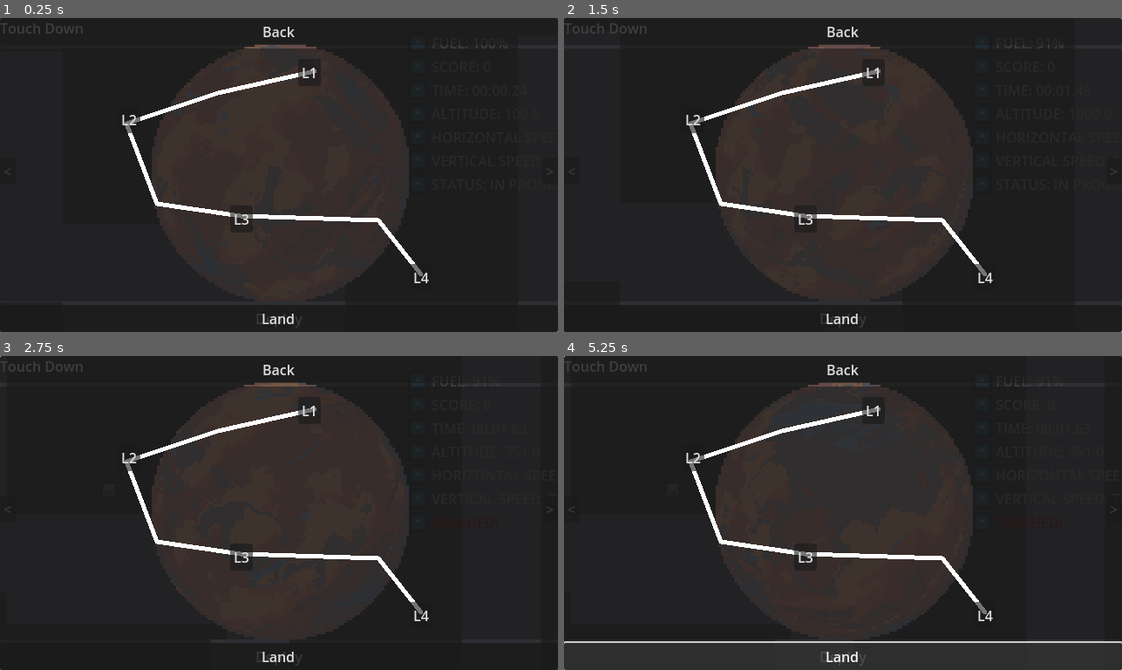
Above: before the commit, frames 1-4 (two rows, left to right).
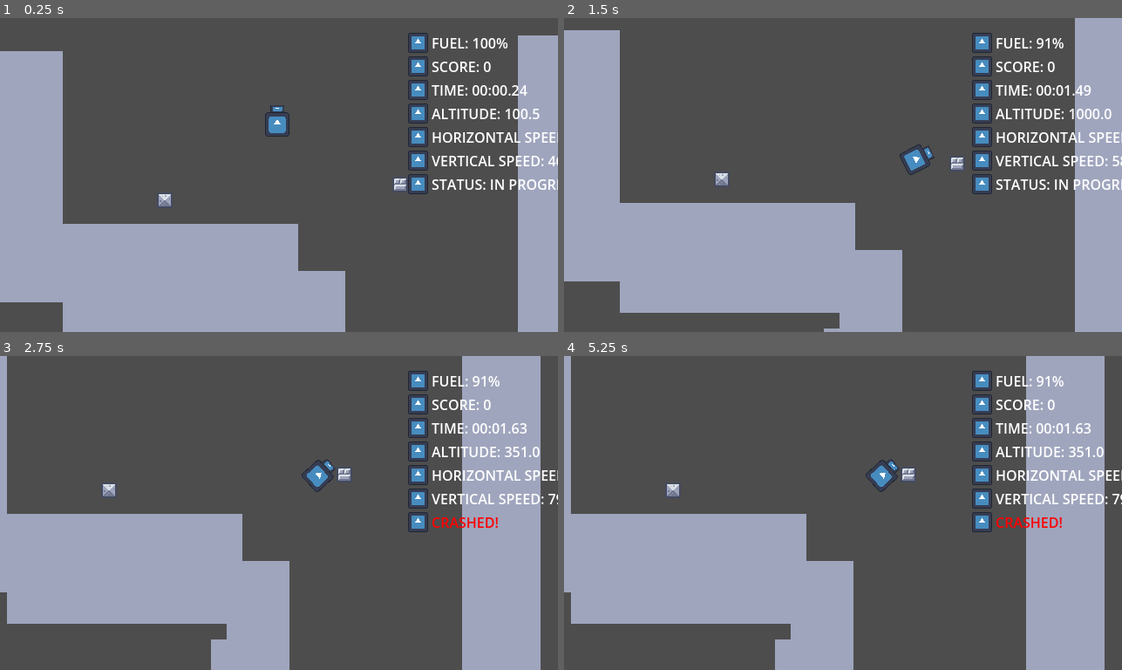
Above: after the commit, the same moments.

Repository: IvanoiuPetrut/touchdown
Game: Godot game, scene res://scenes/game.tscn
Two runs of this game, one before a commit and one after it. Both use one fixed random seed, a clock stepped at 60 frames per second and the inputs below. The engine's default icon, where the game draws it, is replaced by a stand-in: a white triangle on a blue panel in a dark square.
Inputs (mouse positions are in pixels of both pictures, inside the frame that each line leads up to):
- Up to frame 1 (0.25 s): no input
- Up to frame 2 (1.5 s): hold E (rotate_right) 0.53-1.28 s; hold Space (boost) 0.53-1.28 s; hold Q (rotate_left) from 1.28 s (still down); tap Space (boost) at 1.35 s
- Up to frame 3 (2.75 s): release Q (rotate_left) at 2.03 s; hold E (rotate_right) from 2.03 s (still down); hold Space (boost) from 2.03 s (still down)
- Up to frame 4 (5.25 s): release Space (boost) at 2.78 s; tap Space (boost) at 2.85 s; release E (rotate_right) at 3.5 s; click (569, 509) at 3.5 s, where only the run before the commit has a clickable "<"; click (1116, 509) at 4.25 s, where only the run before the commit has a clickable ">"; click (843, 657) at 5 s, where only the run before the commit has a clickable "Deploy"

The runs differ from the first frame. In frame 1, 99% of the frame differs, in the area x 0-100%, y 0-100%; in frame 2, 99%; in frame 3, 99%; in frame 4, 99%.

Commit message:
feat: reorganize node tree

Diff:
--- a/scenes/game.tscn
+++ b/scenes/game.tscn
@@ -178,25 +178,36 @@
 physics_layer_0/collision_layer = 1
 sources/1 = SubResource("TileSetAtlasSource_yqjtg")
 
-[node name="Game" type="Node2D"]
+[node name="GameController" type="Node"]
 script = ExtResource("1_iywne")
 
-[node name="GameUi" parent="." instance=ExtResource("1_lbhrr")]
-unique_name_in_owner = true
-
-[node name="MenuUi" parent="." instance=ExtResource("3_p57ef")]
-
-[node name="Player" parent="." instance=ExtResource("1_uwrxv")]
+[node name="World2D" type="Node2D" parent="."]
+
+[node name="Player" parent="World2D" instance=ExtResource("1_uwrxv")]
 unique_name_in_owner = true
 position = Vector2(534, 56)
 
-[node name="Camera2D" type="Camera2D" parent="Player"]
+[node name="Camera2D" type="Camera2D" parent="World2D/Player"]
 position = Vector2(2, 48)
 position_smoothing_enabled = true
 
-[node name="TileMapLayer" type="TileMapLayer" parent="."]
+[node name="TileMapLayer" type="TileMapLayer" parent="World2D"]
 tile_map_data = PackedByteArray("AAAKAP7/AQABAAQAAAAKAP//AQABAAQAAAAKAAAAAQABAAQAAAAKAAEAAQABAAQAAAAKAAIAAQABAAQAAAAKAA …(5696 unchanged characters)…
 tile_set = SubResource("TileSet_lnu2h")
 
-[node name="LandingPad" parent="." instance=ExtResource("3_lnu2h")]
+[node name="LandingPad" parent="World2D" instance=ExtResource("3_lnu2h")]
 position = Vector2(571, 619)
+
+[node name="GUI" type="Control" parent="."]
+layout_mode = 3
+anchors_preset = 0
+offset_right = 40.0
+offset_bottom = 40.0
+
+[node name="GameUi" parent="GUI" instance=ExtResource("1_lbhrr")]
+unique_name_in_owner = true
+
+[node name="MenuUi" parent="GUI" instance=ExtResource("3_p57ef")]
+visible = false
+
+[node name="Node" type="Node" parent="."]
--- a/scripts/game_manager.gd
+++ b/scripts/game_manager.gd
@@ -1,4 +1,4 @@
-extends Node2D
+extends Node
 
 # References
 @onready var player = %Player
